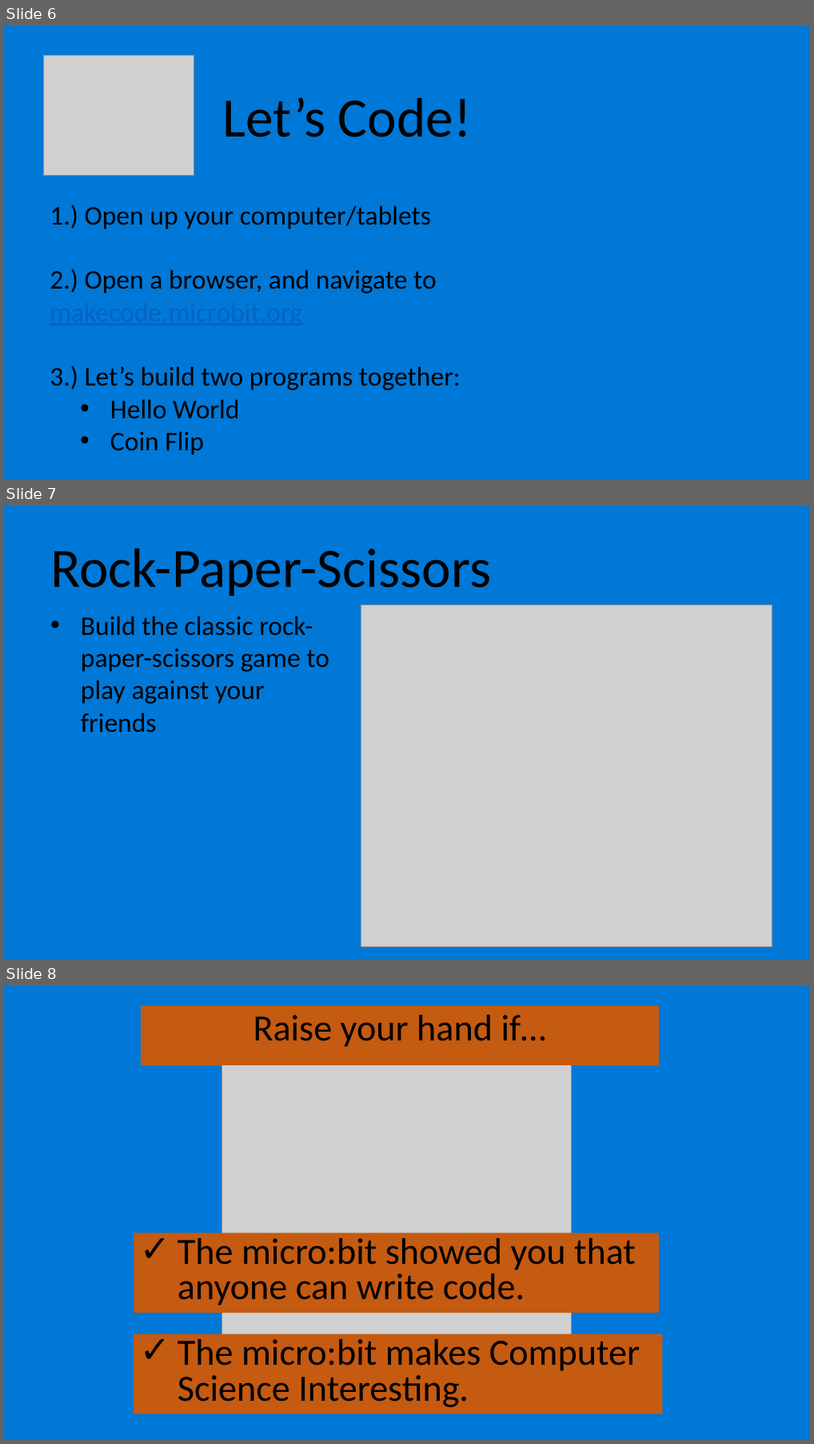
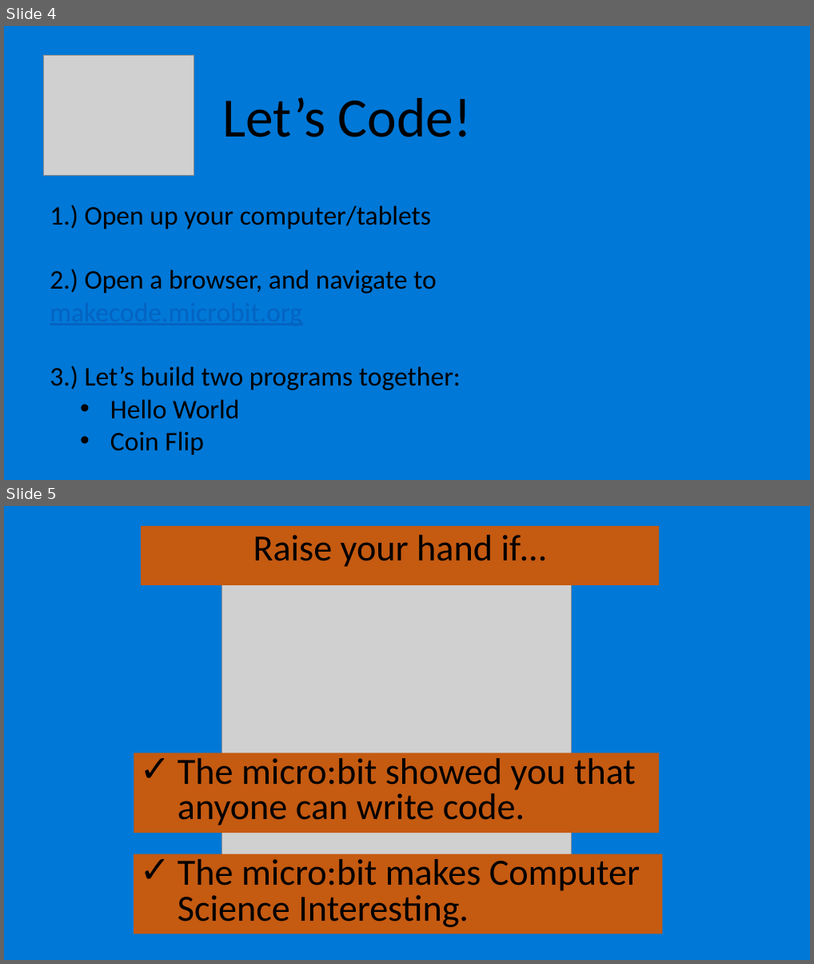
Before and after one commit to nicolehaugen/microbit, a slide deck: micro-bit-workshop-abbreviated.pptx. Shown one above the other, each under a label of ours: slides 6, 7 and 8 before the commit, slides 4 and 5 after it. The pictures are 814x1444 and 814x964 pixels, drawn with LibreOffice and Linux fonts; fonts in the diff are those of the drawing; grey boxes stand for pictures. Boxes give left, top, right and bottom in pixels: in the first picture for what was removed or moved away, otherwise in the second. Text is boxed around its words. In the diff, an @@ line names an element or a change of style, - is before the commit and + after.

```diff
--- a/micro-bit-workshop-abbreviated.pptx
+++ b/micro-bit-workshop-abbreviated.pptx
@@ slide 7 removed at <box>4,506,810,960</box>, background #0078D7 @@
@@ text removed at <box>50,548,491,596</box> @@
-Rock-Paper-Scissors
@@ text removed at <box>81,616,330,732</box> @@
-• Build the classic rock-paper-scissors game to play against your friends
@@ picture removed at <box>361,605,773,947</box> @@
@@ what was slide 6 is now slide 4 @@
@@ what was slide 8 is now slide 5 @@
```
Also in this commit, not shown: 1 slide changed, 3 other slides removed.
